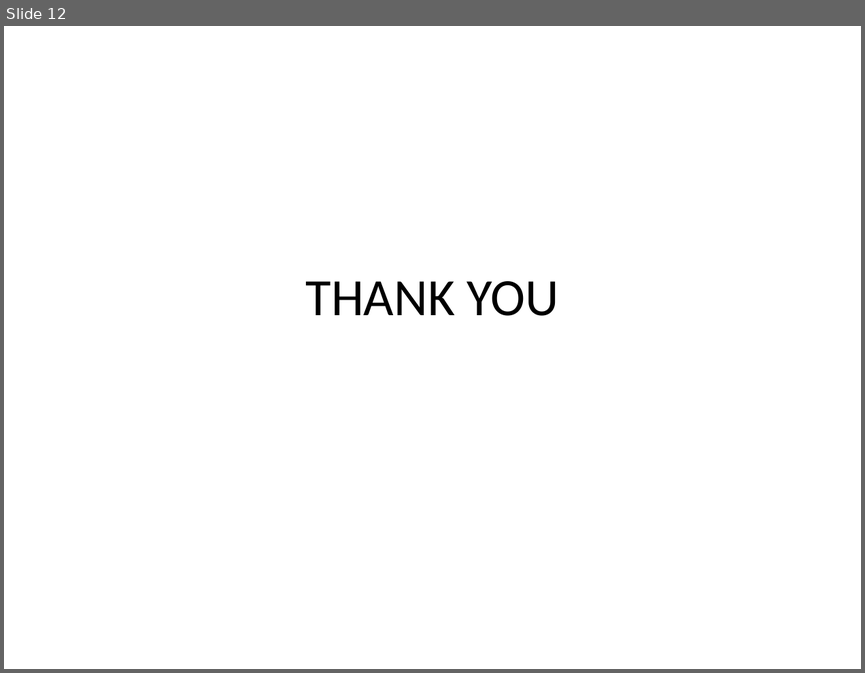
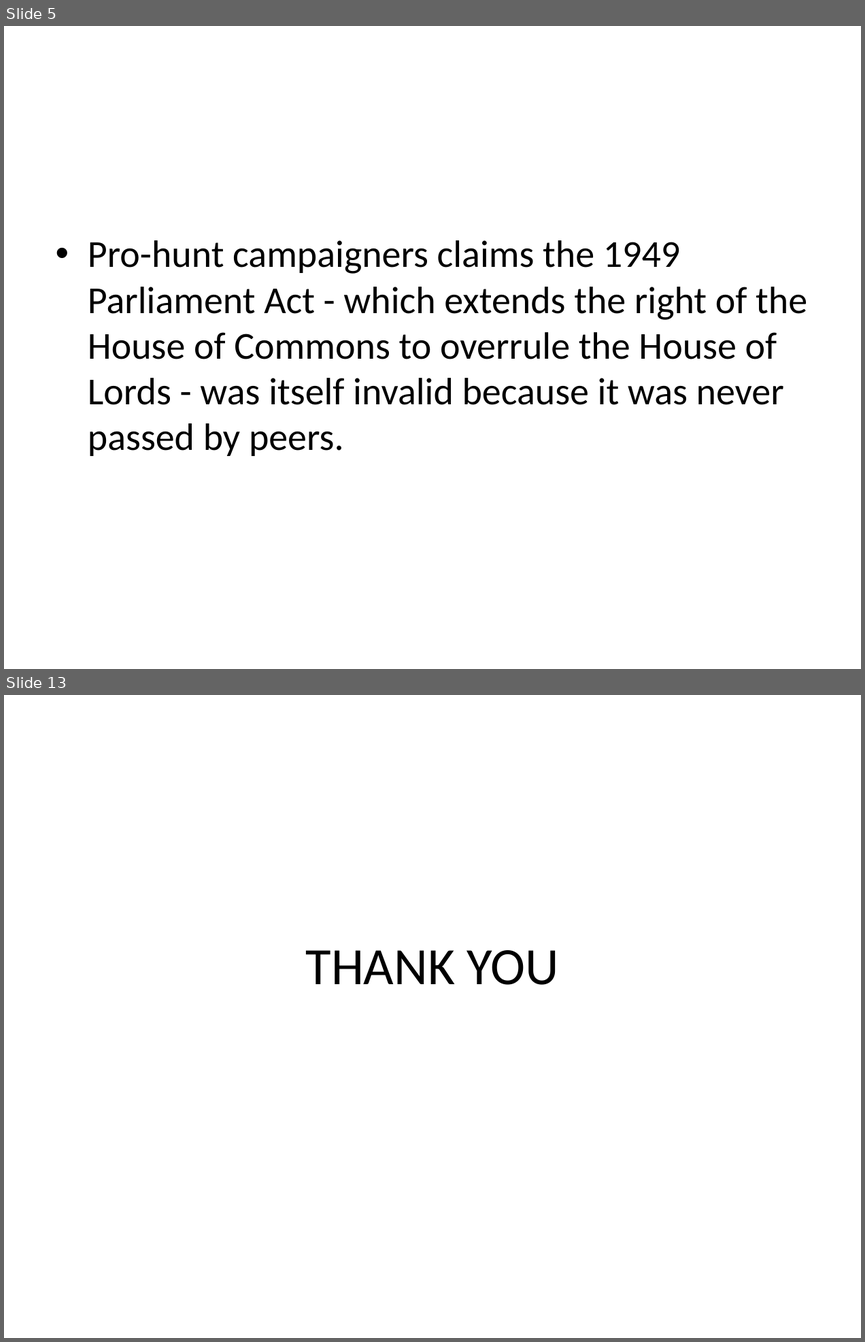
Before and after one commit to MayankVachher/Shortie, a slide deck: title.pptx. Shown one above the other, each under a label of ours: slide 12 before the commit, slides 5 and 13 after it; the slides between them are not shown. The pictures are 865x673 and 865x1342 pixels, drawn with LibreOffice and Linux fonts; fonts in the diff are those of the drawing. Boxes give left, top, right and bottom in pixels: in the first picture for what was removed or moved away, otherwise in the second. Text is boxed around its words. In the diff, an @@ line names an element or a change of style, - is before the commit and + after.

```diff
--- a/title.pptx
+++ b/title.pptx
@@ slide 5 added at [4,26,861,669], background #FFFFFF @@
@@ text added at [88,240,807,456], 32 pt, text #000000 @@
+• Pro-hunt campaigners claims the 1949 Parliament Act - which extends the right of the House of Commons to overrule the House of Lords - was itself invalid because it was never passed by peers.
@@ what was slide 12 is now slide 13 @@
```
Also in this commit, not shown: 11 other slides added, 11 slides removed, 12 other files.
